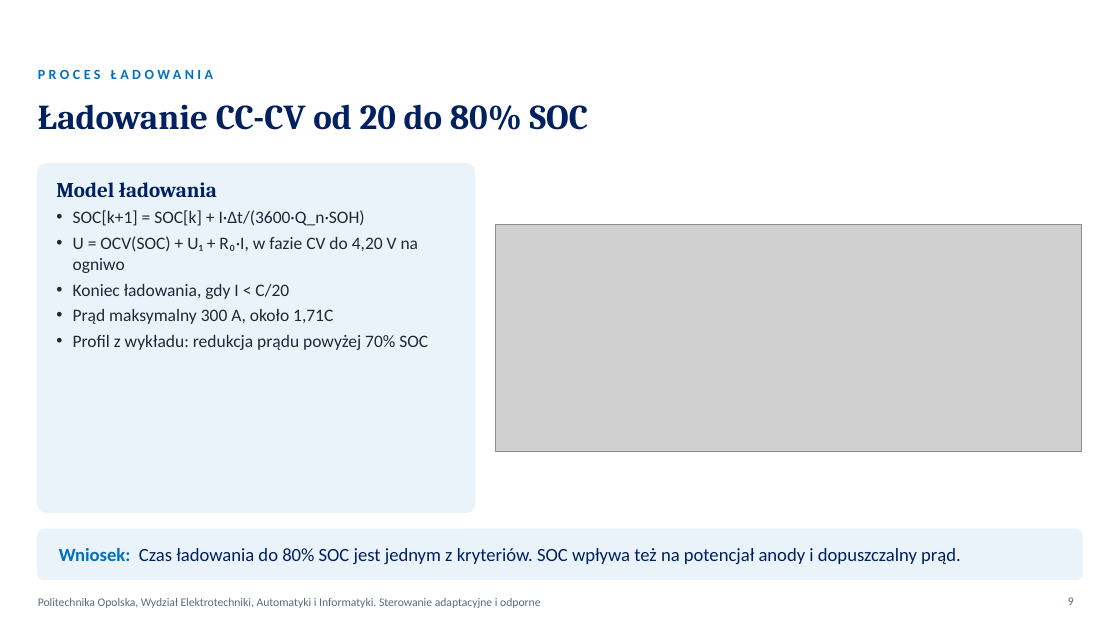
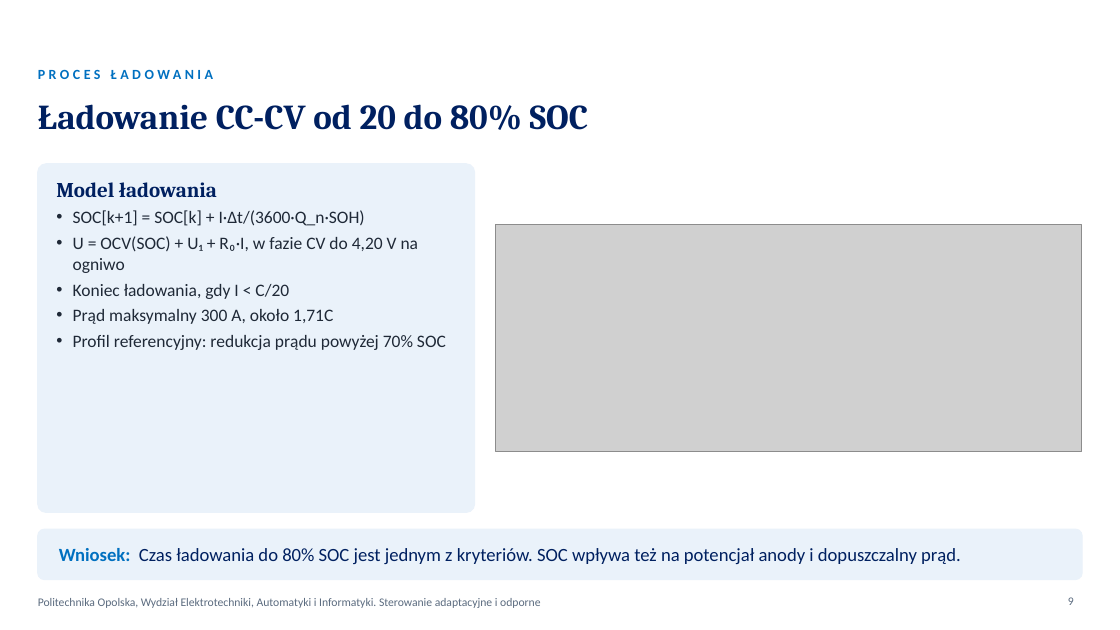
Before and after one commit to KarolFabianek/Adaptive-and-robust-control, a slide deck: slide 9 of Prezentacja/BTMS_WYKLAD_FABIANEK_FORTUNA.pptx. Drawn at 1120x630 pixels with LibreOffice and Linux fonts; fonts in the diff are those of the drawing; grey boxes stand for pictures; background and template pictures are left out. Boxes give left, top, right and bottom in pixels: in the first picture for what was removed or moved away, otherwise in the second. Text is boxed around its words. In the diff, an @@ line names an element or a change of style, - is before the commit and + after.

Commit message:
Prezentacje: naukowe podsumowanie wyników
- usunięte slajdy z instrukcją uruchamiania i ćwiczeniami
- slajd o zjawiskach uwzględnionych w modelu zamiast porównania z wykładem
- Simulink przedstawiony jako niezależna weryfikacja implementacji
- sześć wniosków naukowych opartych na wynikach
- wykład: wyniki długoterminowe zamiast zapowiedzi projektu
- legendy wykresów E01 i E03 bez odwołań do wykładu
- skrypt wystąpień zgodny z nowymi slajdami

```diff
--- a/Prezentacja/BTMS_WYKLAD_FABIANEK_FORTUNA.pptx
+++ b/Prezentacja/BTMS_WYKLAD_FABIANEK_FORTUNA.pptx
@@ text at <box>73,335,446,350</box>: text changed @@
-• Profil z wykładu: redukcja prądu powyżej 70% SOC
+• Profil referencyjny: redukcja prądu powyżej 70% SOC
```
Also in this commit, not shown: 7 other slides changed, 15 other files.
